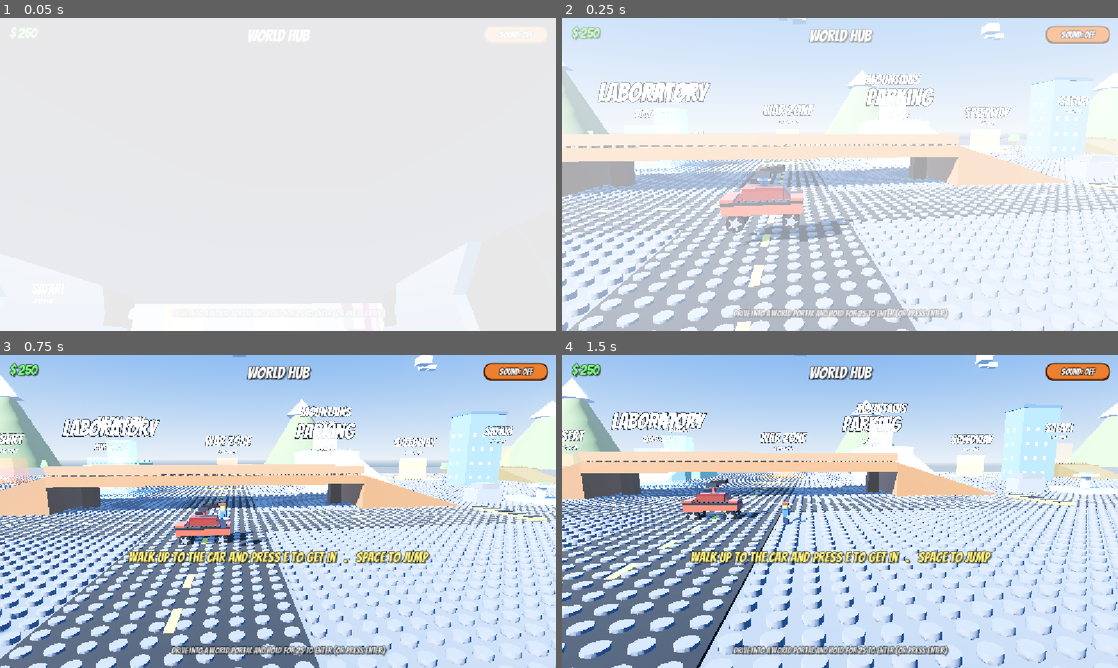
Above: before the commit, frames 1-4 (two rows, left to right).
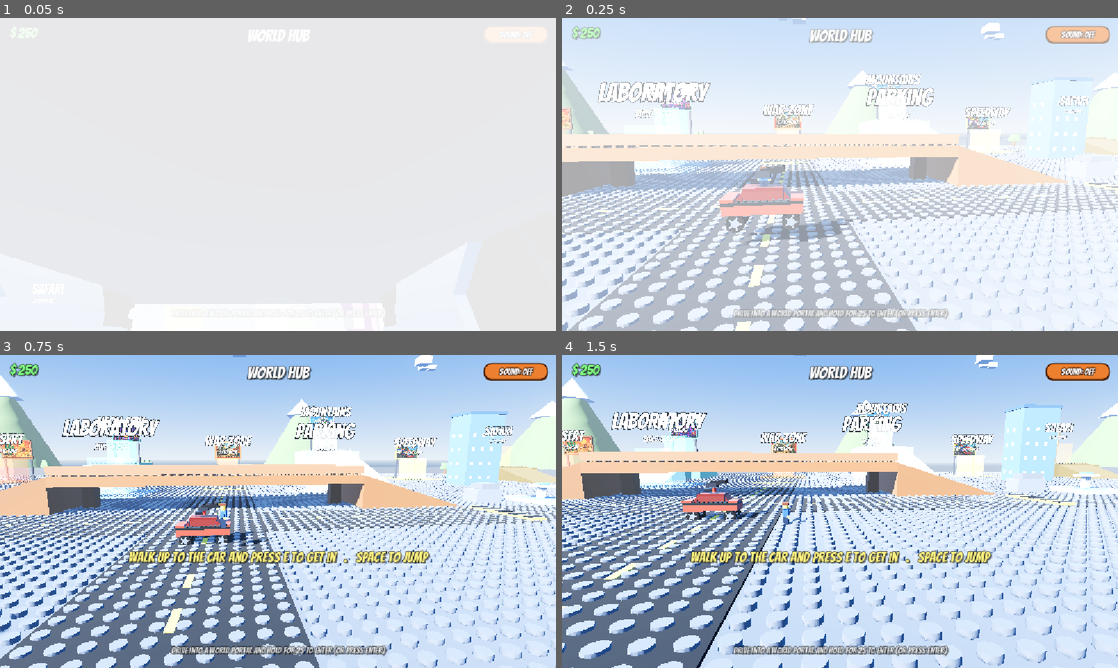
Above: after the commit, the same moments.

Repository: mrshapron/brick-stunt-rally
Game: Godot game, scene res://scenes/hub.tscn
Two runs of this game, one before a commit and one after it. Both use one fixed random seed, a clock stepped at 60 frames per second and the inputs below.
Inputs (mouse positions are in pixels of both pictures, inside the frame that each line leads up to):
- Up to frame 1 (0.05 s): no input
- Up to frame 2 (0.25 s): no input
- Up to frame 3 (0.75 s): tap Enter at 0.5 s; move the mouse to (400, 495) at 0.52 s; hold D (move_right) from 0.53 s (still down); hold E (interact) from 0.53 s (still down); click (400, 495) at 0.67 s
- Up to frame 4 (1.5 s): release D (move_right) at 1.25 s; release E (interact) at 1.25 s; tap Enter at 1.25 s; drag from (728, 527) to (812, 574) at 1.27 s

Frame 1 is identical in both runs. In frame 2, 0.6% of the frame differs, in the area x 0-77%, y 20-42%; in frame 3, 0.9%, in the area x 0-76%, y 18-41%; in frame 4, 0.8%.

Commit message:
Add themed LEGO travel-poster billboards at each world portal
Each hub world portal now shows a fun, colorful toy-brick poster reflecting its
world (grassland, desert, neon city, war zone, mountains, speedway, safari) on a
framed sign, so it's clear and inviting which world you're entering.

Diff:
--- a/scripts/hub.gd
+++ b/scripts/hub.gd
@@ -7,6 +7,16 @@
 const PARK := -11
 # Some worlds sit up on hills (height per world index; 0 = on the ground).
 const HILLS := [0.0, 0.0, 5.0, 0.0, 9.0, 0.0, 4.0]
+# A fun LEGO travel poster per world, shown on a billboard at its portal.
+const POSTERS := [
+	"res://textures/worlds/world_grassland.png",
+	"res://textures/worlds/world_desert.png",
+	"res://textures/worlds/world_neon.png",
+	"res://textures/worlds/world_war.png",
+	"res://textures/worlds/world_mountains.png",
+	"res://textures/worlds/world_speedway.png",
+	"res://textures/worlds/world_safari.png",
+]
 
 var _near := -1
 var _near_gate: Node3D
@@ -61,6 +71,8 @@
 			str(w.get("name", "World")), sub, "portal")
 		gate.body_entered.connect(_on_near.bind(gate, i))
 		gate.body_exited.connect(_on_far.bind(gate, i))
+		if i < POSTERS.size():
+			_add_world_poster(px, top + 9.5, -66.0, POSTERS[i], color)
 
 	# Laboratory + Parking portals in a front row.
 	var lab_color := Color("#7bd0ff")
@@ -88,6 +100,50 @@
 	add_camera()
 	add_overlay("WORLD HUB", "Drive into a world portal and hold for 2s to enter (or press Enter)")
 	add_touch_controls("nav")
+
+
+func _add_world_poster(px: float, py: float, pz: float, tex_path: String, accent: Color) -> void:
+	# A framed LEGO travel poster on posts, facing the player as they approach.
+	var holder := Node3D.new()
+	holder.position = Vector3(px, py, pz)
+	add_child(holder)
+
+	var frame := MeshInstance3D.new()
+	var fb := BoxMesh.new()
+	fb.size = Vector3(8.0, 5.4, 0.4)
+	frame.mesh = fb
+	var fm := StandardMaterial3D.new()
+	fm.albedo_color = accent.darkened(0.2)
+	fm.metallic = 0.2
+	frame.material_override = fm
+	holder.add_child(frame)
+
+	var tex: Texture2D = load(tex_path)
+	if tex != null:
+		var q := MeshInstance3D.new()
+		var qm := QuadMesh.new()
+		qm.size = Vector2(7.4, 4.8)
+		q.mesh = qm
+		var m := StandardMaterial3D.new()
+		m.albedo_texture = tex
+		m.shading_mode = BaseMaterial3D.SHADING_MODE_UNSHADED
+		m.albedo_color = Color(1, 1, 1)
+		q.material_override = m
+		q.position = Vector3(0, 0, 0.22)
+		holder.add_child(q)
+
+	# Two posts down to the ground.
+	var length := maxf(py - 2.7, 1.0)
+	for sx in [-3.4, 3.4]:
+		var post := MeshInstance3D.new()
+		var pb := BoxMesh.new()
+		pb.size = Vector3(0.4, length, 0.4)
+		post.mesh = pb
+		post.position = Vector3(sx, -(2.7 + length * 0.5), 0)
+		var pm := StandardMaterial3D.new()
+		pm.albedo_color = Color(0.22, 0.24, 0.3)
+		post.material_override = pm
+		holder.add_child(post)
 
 
 func _on_near(body: Node, gate: Node3D, world_index: int) -> void:
Binary file added: textures/worlds/world_desert.png
Not shown, added: textures/worlds/world_desert.png.import
Binary file added: textures/worlds/world_grassland.png
Not shown, added: textures/worlds/world_grassland.png.import
Binary file added: textures/worlds/world_mountains.png
Not shown, added: textures/worlds/world_mountains.png.import
Binary file added: textures/worlds/world_neon.png
Not shown, added: textures/worlds/world_neon.png.import
Binary file added: textures/worlds/world_safari.png
Not shown, added: textures/worlds/world_safari.png.import
Binary file added: textures/worlds/world_speedway.png
Not shown, added: textures/worlds/world_speedway.png.import
(and 2 more such lines)
